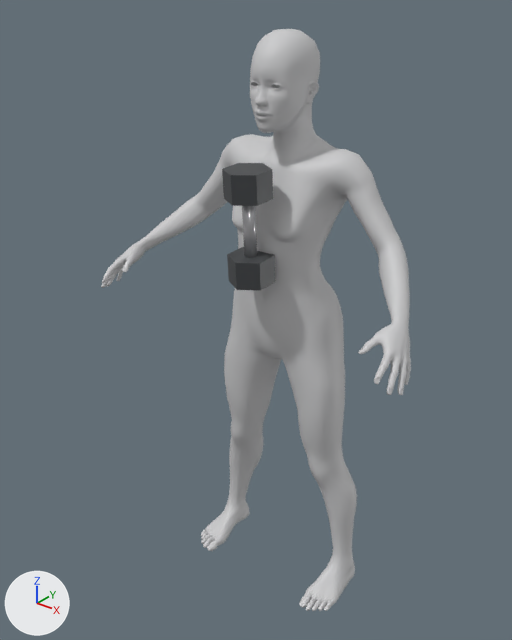
Two versions of the Blender file arte/sistema-visual/mocap/ejercicios/goblet-squat/goblet-squat.blend, one commit apart.
Before and after are seen from a 50 mm lens placed at (1.087, -1.43, 1.741), pointed at (-0.05, -0.009, 0.86). Every picture has the same lights, and +X, +Y and +Z are marked at lower left. The older version comes first.

The scene before the commit, as lines of its bpy script (objects in view):
```python
ob_human = bpy.data.objects.new('Human', me_base)
ob_human.location = (0.0, 0.1, -0.04)
ob_mancuerna = bpy.data.objects.new('Mancuerna', me_cylinder_001)
ob_mancuerna.location = (0.0, -0.097, 1.169)
ob_mancuerna.rotation_euler = (0.048, -0.00847, -0.000407)  # degrees (2.8, -0.5, -0)
```
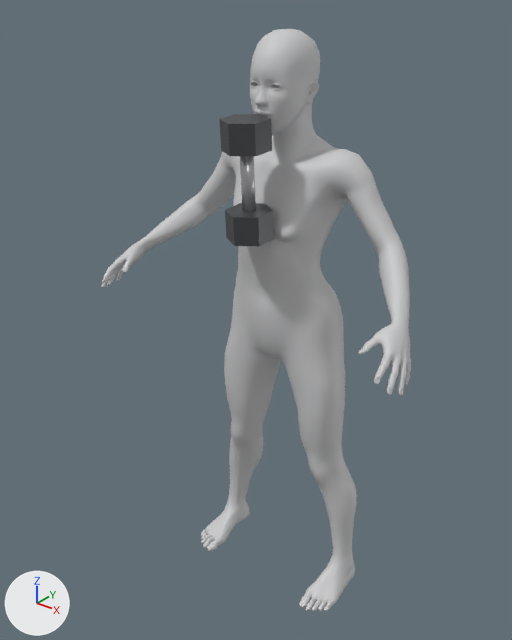
Where the change shows, as pixel boxes [x1, y1, x2, y2] in the pictures (512 x 640 px):
'Mancuerna', moved
    before: [222, 163, 275, 291]
    after: [219, 114, 274, 247]

The change, as a list of edits to the scene's bpy script:
```text
Change ob_mancuerna:
    ob_mancuerna.location: (0.0, -0.097, 1.169) -> (-0.001, -0.102, 1.289)
```
